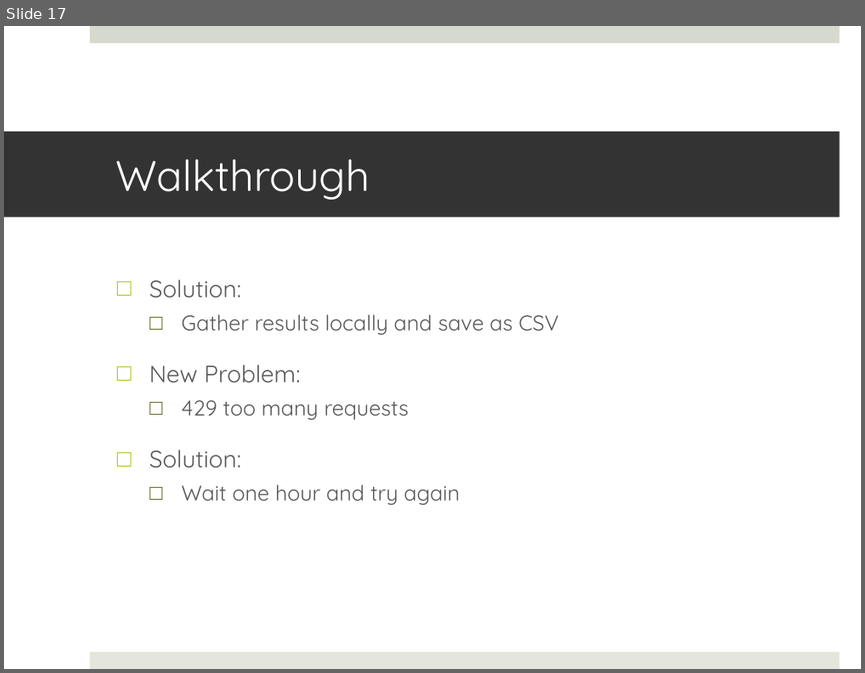
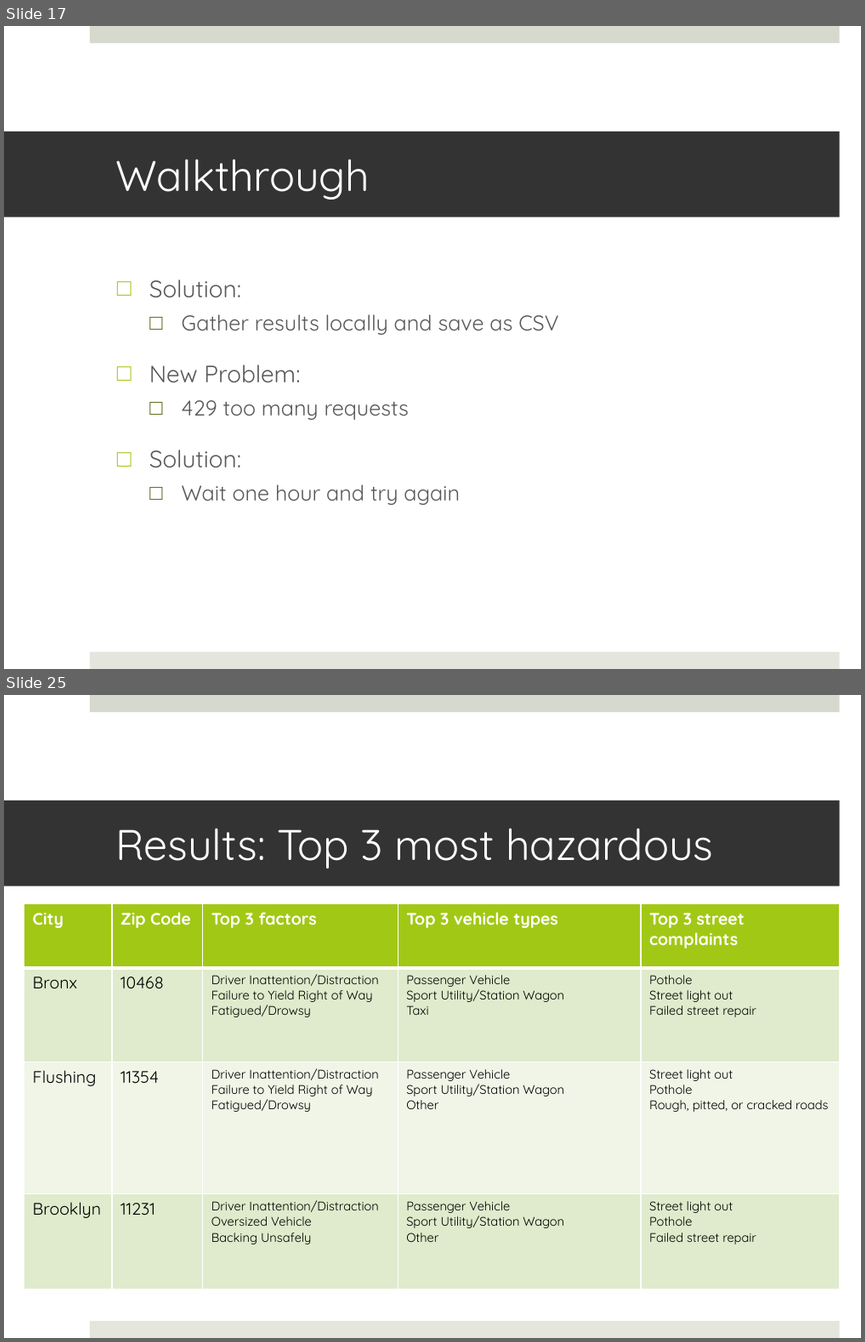
Before and after one commit to JKasakyan/BDM-Final-Project, a slide deck: Documents/Kasakyan_James_Proposal_Final_Presentation.pptx. Shown one above the other, each under a label of ours: slide 17 before the commit, slides 17 and 25 after it; the slides between them are not shown. The pictures are 865x673 and 865x1342 pixels, drawn with LibreOffice and Linux fonts; fonts in the diff are those of the drawing. Boxes give left, top, right and bottom in pixels: in the first picture for what was removed or moved away, otherwise in the second. Text is boxed around its words. In the diff, an @@ line names an element or a change of style, - is before the commit and + after.

```diff
--- a/Documents/Kasakyan_James_Proposal_Final_Presentation.pptx
+++ b/Documents/Kasakyan_James_Proposal_Final_Presentation.pptx
@@ slide 25 added at <box>4,695,861,1338</box>, background #FFFFFF; not listed: 2 template elements that a slide beside it also shows @@
@@ title added at <box>4,800,840,886</box>, fill #333333, 36 pt, text #FFFFFF @@
+Results: Top 3 most hazardous
@@ table added at <box>24,904,840,1290</box>, 4 rows, 5 columns @@
+City | Zip Code | Top 3 factors | Top 3 vehicle types | Top 3 street complaints
+Bronx | 10468 | Driver Inattention/Distraction / Failure to Yield Right of Way / Fatigued/Drowsy | Passenger Vehicle / Sport Utility/Station Wagon / Taxi | Pothole / Street light out / Failed street repair
+Flushing | 11354 | Driver Inattention/Distraction / Failure to Yield Right of Way / Fatigued/Drowsy | Passenger Vehicle / Sport Utility/Station Wagon / Other | Street light out / Pothole / Rough, pitted, or cracked roads
+Brooklyn | 11231 | Driver Inattention/Distraction / Oversized Vehicle / Backing Unsafely | Passenger Vehicle / Sport Utility/Station Wagon / Other | Street light out / Pothole / Failed street repair
```
Also in this commit, not shown: 2 slides changed, 7 other slides added, 1 slide removed.
